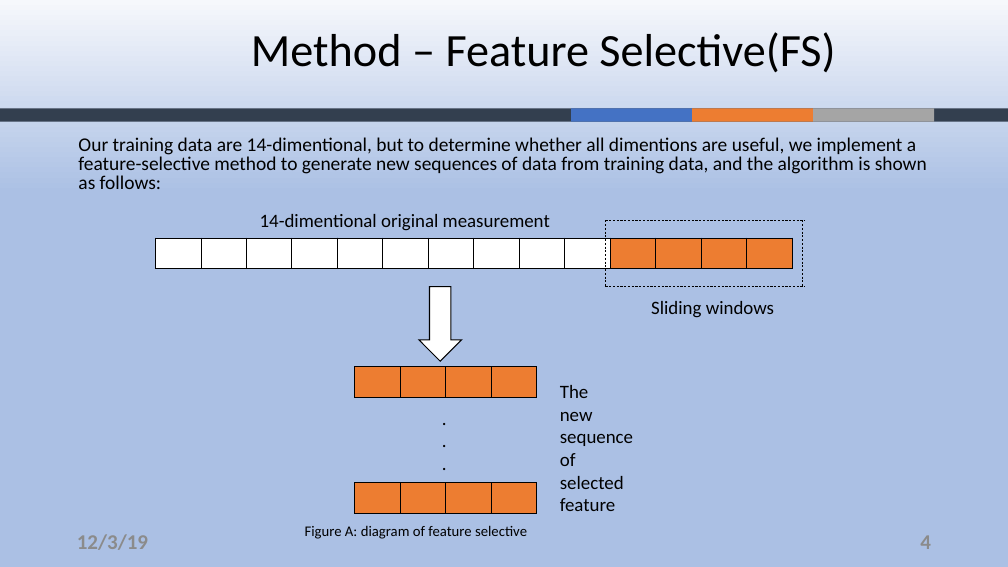
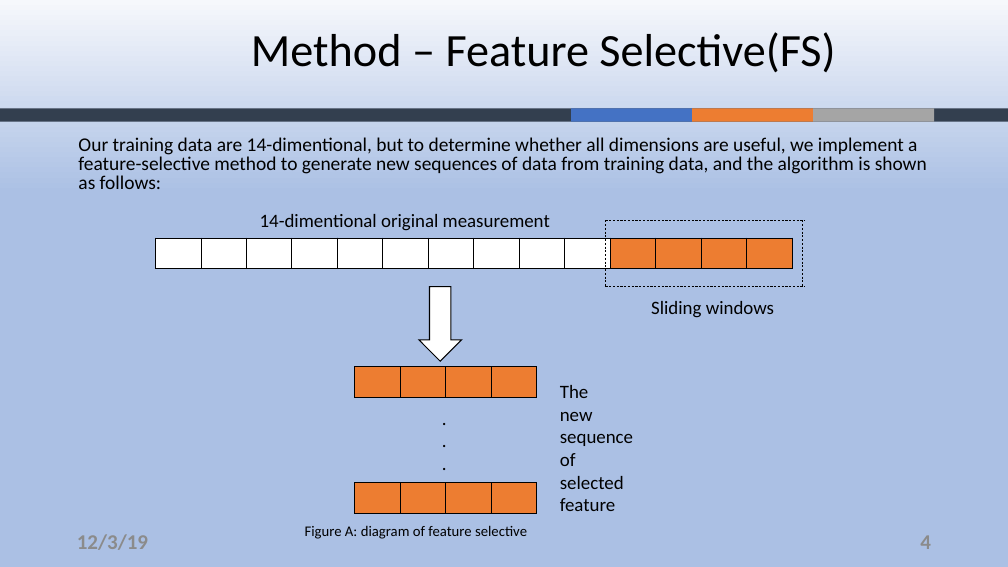
Before and after one commit to ZouYao0720/final-project-, a slide deck: slide 4 of final-presentation.pptx. Drawn at 1008x567 pixels with LibreOffice and Linux fonts; fonts in the diff are those of the drawing; background and template pictures are left out. Boxes give left, top, right and bottom in pixels: in the first picture for what was removed or moved away, otherwise in the second. Text is boxed around its words. In the diff, an @@ line names an element or a change of style, - is before the commit and + after.

```diff
--- a/final-presentation.pptx
+++ b/final-presentation.pptx
@@ text at [78,137,927,189]: text changed @@
-Our training data are 14-dimentional, but to determine whether all dimentions are useful, we implement a feature-selective method to generate new sequences of data from training data, and the algorithm is shown as follows:
+Our training data are 14-dimentional, but to determine whether all dimensions are useful, we implement a feature-selective method to generate new sequences of data from training data, and the algorithm is shown as follows:
```
Also in this commit, not shown: 8 other slides changed.
